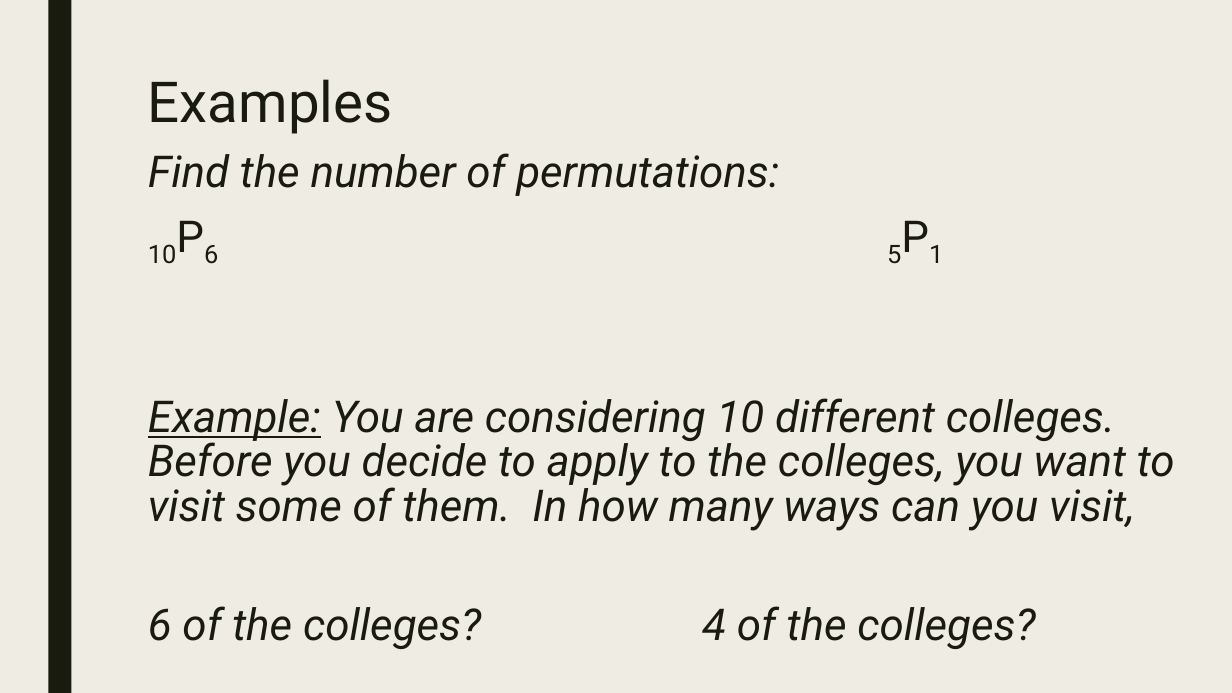
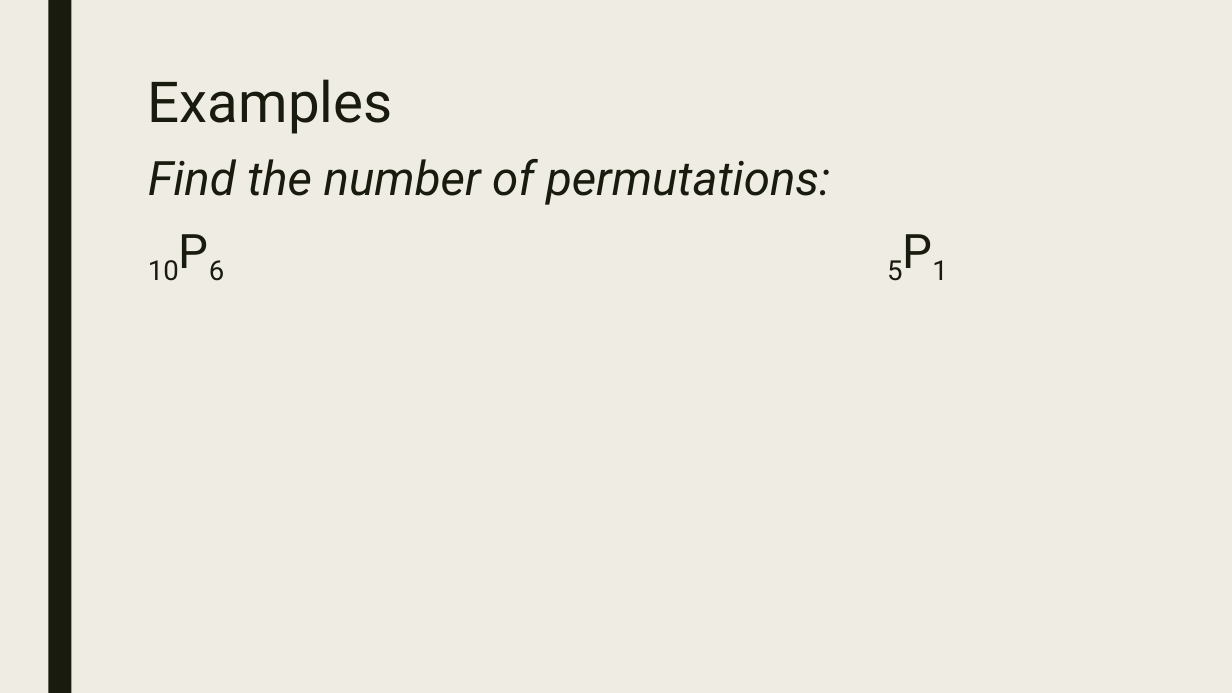
Before and after one commit to codecuddy/algebra_3-4, a slide deck: slide 15 of _PowerPoints/2nd Semester/Unit 6 Probability and Stats/Algebra4_Day_053 11.1 Permutation and Combination.pptx. Drawn at 1232x693 pixels with LibreOffice and Linux fonts; fonts in the diff are those of the drawing. Boxes give left, top, right and bottom in pixels: in the first picture for what was removed or moved away, otherwise in the second. Text is boxed around its words. In the diff, an @@ line names an element or a change of style, - is before the commit and + after.

```diff
--- a/_PowerPoints/2nd Semester/Unit 6 Probability and Stats/Algebra4_Day_053 11.1 Permutation and Combination.pptx
+++ b/_PowerPoints/2nd Semester/Unit 6 Probability and Stats/Algebra4_Day_053 11.1 Permutation and Combination.pptx
@@ text "Find the number of permutations:" at <box>148,159,830,205</box>: size 34.2 to 37 pt; line spacing 0.84 to 0.94 @@
@@ text at <box>148,398,1175,649</box>: paragraphs removed @@
-Example: You are considering 10 different colleges. Before you decide to apply to the colleges, you want to visit some of them. In how many ways can you visit,
-6 of the colleges? 4 of the colleges?
```
Also in this commit, not shown: 3 other slides changed, 1 slide added, 1 other file.
